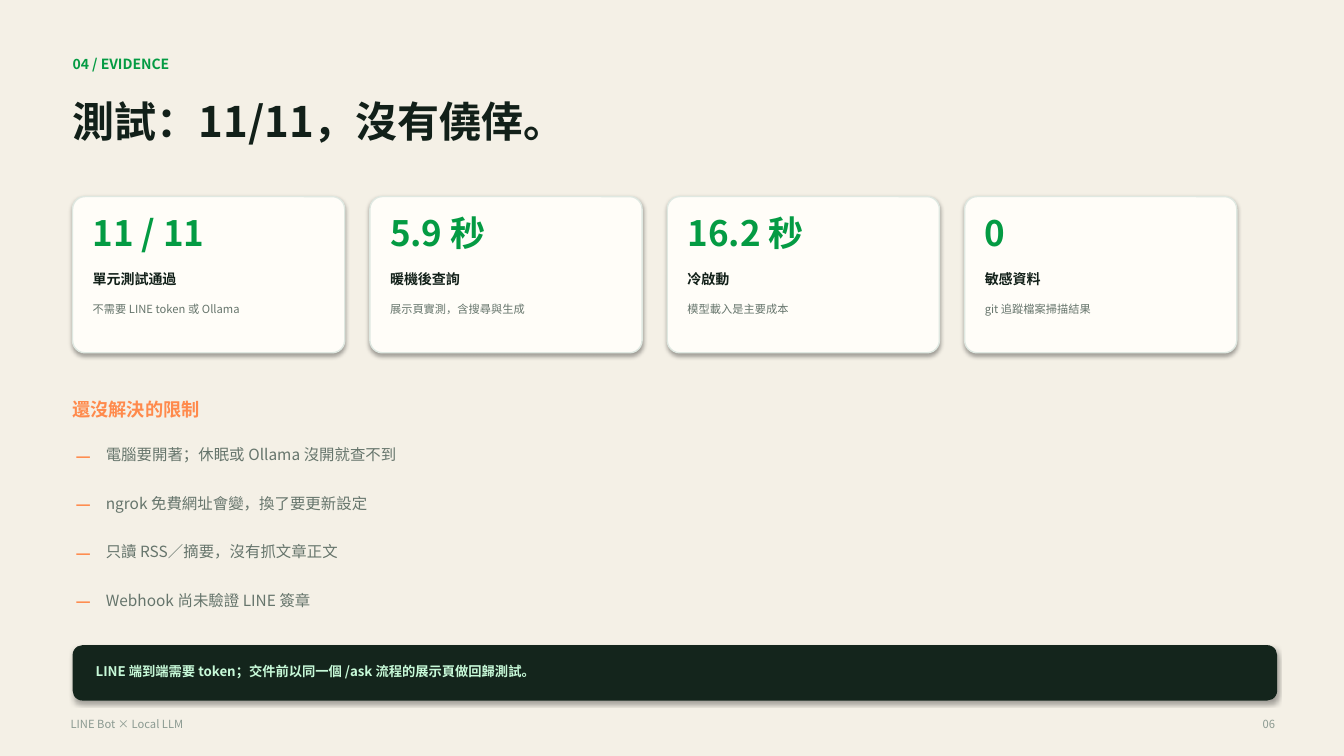
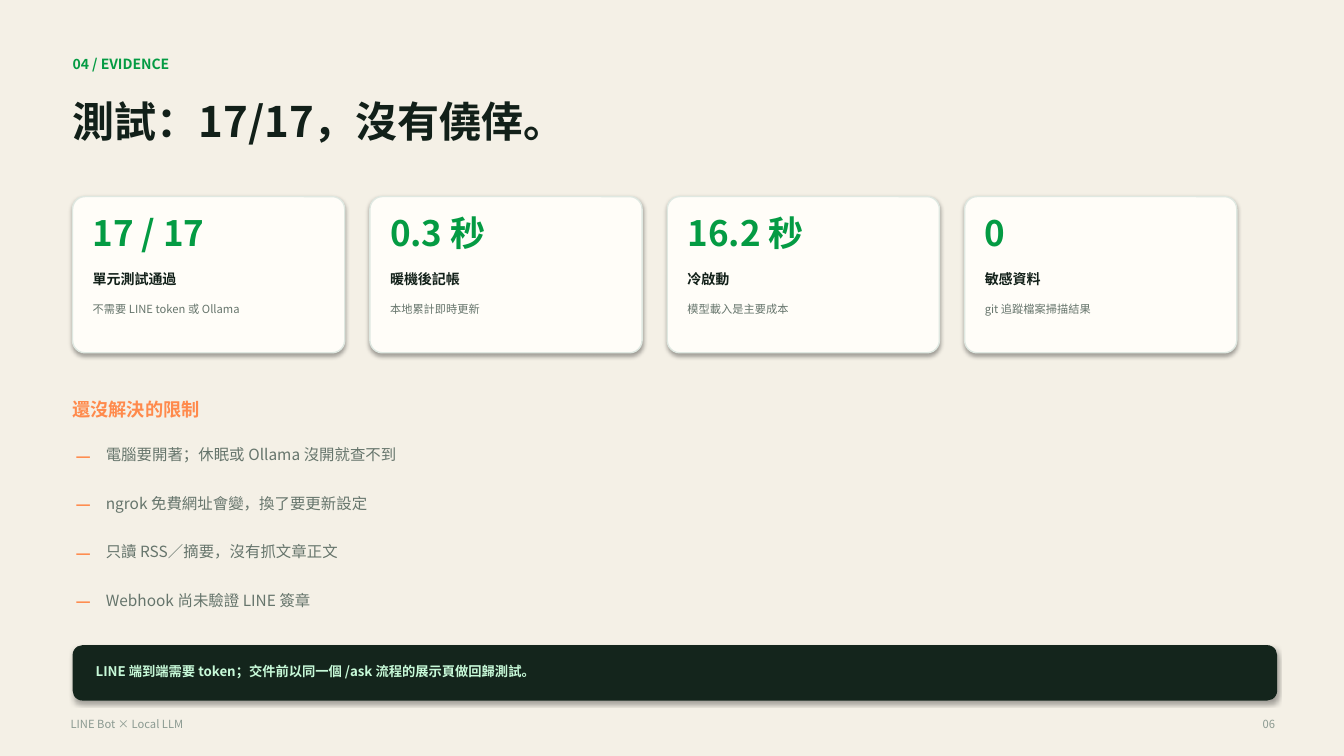
Before and after one commit to 411512015-jpg/line-bot-ollama, a slide deck: slide 6 of docs/期中展示.pptx. Drawn at 1344x756 pixels with LibreOffice and Linux fonts; fonts in the diff are those of the drawing. Boxes give left, top, right and bottom in pixels: in the first picture for what was removed or moved away, otherwise in the second. Text is boxed around its words. In the diff, an @@ line names an element or a change of style, - is before the commit and + after.

```diff
--- a/docs/期中展示.pptx
+++ b/docs/期中展示.pptx
@@ text at (73, 101, 566, 145): text changed @@
-測試：11/11，沒有僥倖。
+測試：17/17，沒有僥倖。
@@ text at (93, 220, 204, 246): text changed @@
-11 / 11
+17 / 17
@@ text at (390, 216, 486, 249): text changed @@
-5.9 秒
+0.3 秒
@@ text at (390, 270, 460, 288): text changed @@
-暖機後查詢
+暖機後記帳
@@ text at (390, 303, 480, 314): text changed @@
-展示頁實測，含搜尋與生成
+本地累計即時更新
```
Also in this commit, not shown: 4 other slides changed, 23 other files.
